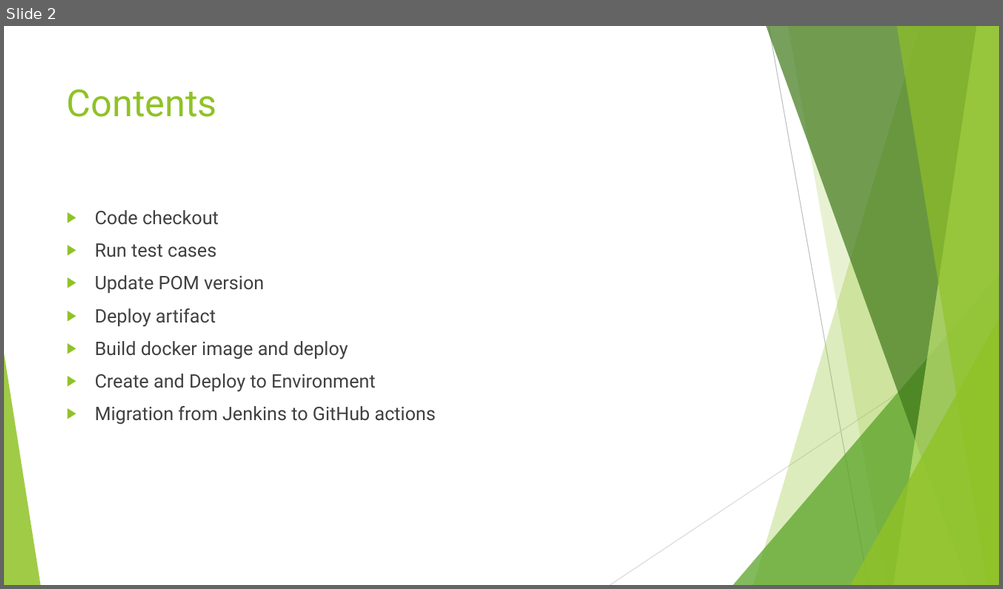
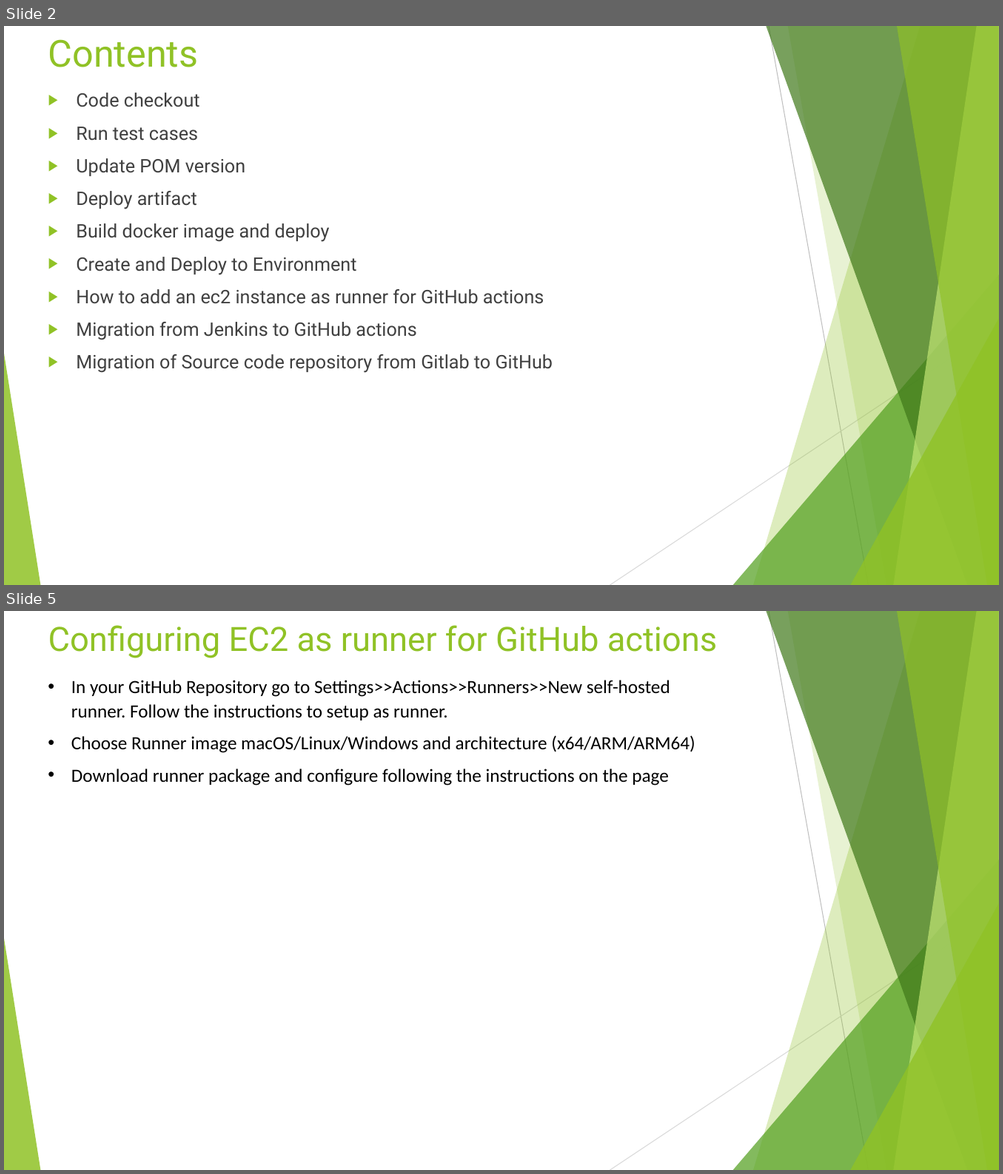
Before and after one commit to testuser300693/github-actions-cicd, a slide deck: githubactions.pptx. Shown one above the other, each under a label of ours: slide 2 before the commit, slides 2 and 5 after it; the slides between them are not shown. The pictures are 1003x589 and 1003x1174 pixels, drawn with LibreOffice and Linux fonts; fonts in the diff are those of the drawing. Boxes give left, top, right and bottom in pixels: in the first picture for what was removed or moved away, otherwise in the second. Text is boxed around its words. In the diff, an @@ line names an element or a change of style, - is before the commit and + after.

```diff
--- a/githubactions.pptx
+++ b/githubactions.pptx
@@ slide 5 added at (4, 611, 999, 1170), background #FFFFFF; not listed: 10 template elements that a slide beside it also shows @@
@@ title added at (48, 625, 717, 658), 32.4 pt, text #90C226 @@
+Configuring EC2 as runner for GitHub actions
@@ text added at (71, 680, 694, 786), 18 pt, text #000000 @@
+• In your GitHub Repository go to Settings>>Actions>>Runners>>New self-hosted runner. Follow the instructions to setup as runner.
+• Choose Runner image macOS/Linux/Windows and architecture (x64/ARM/ARM64)
+• Download runner package and configure following the instructions on the page
@@ slide 2 changed as well @@
@@ title "Contents": place and size @@
-title "Contents" at (67, 89, 217, 117)
+title "Contents" at (48, 39, 199, 67)
@@ text "Code checkout": place and size @@
-text "Code checkout" at (95, 210, 435, 425)
+text "Code checkout" at (76, 93, 553, 373)
@@ text at (76, 289, 544, 304): paragraph added @@
+▶ How to add an ec2 instance as runner for GitHub actions
@@ text at (76, 355, 553, 373): paragraph added @@
+▶ Migration of Source code repository from Gitlab to GitHub
```
Also in this commit, not shown: 2 other slides changed, 3 other slides added, 1 slide removed, 1 other file.
